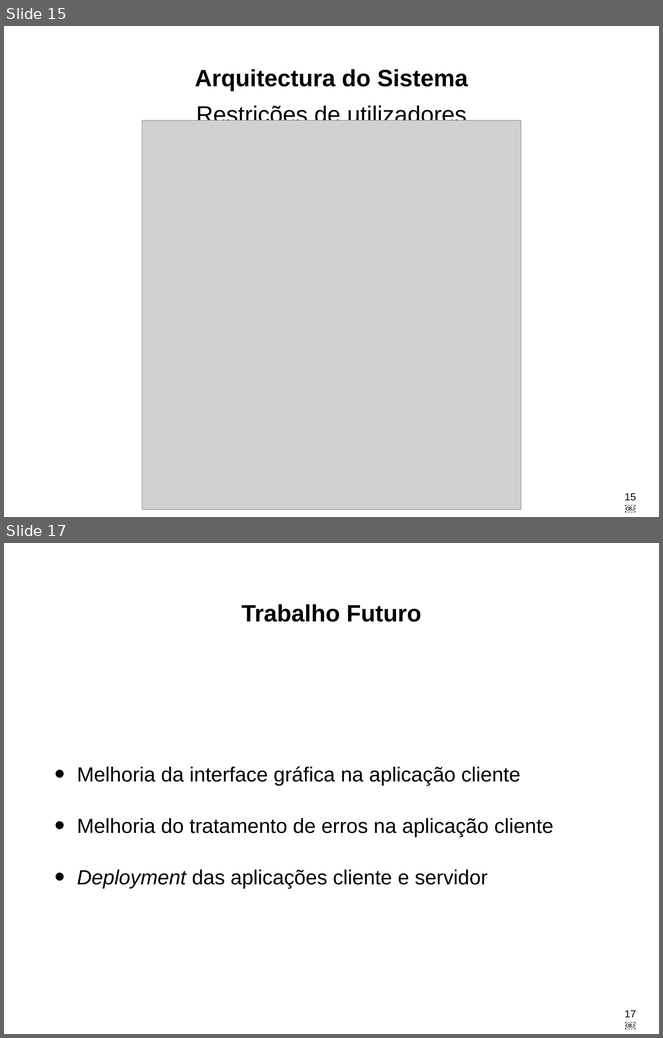
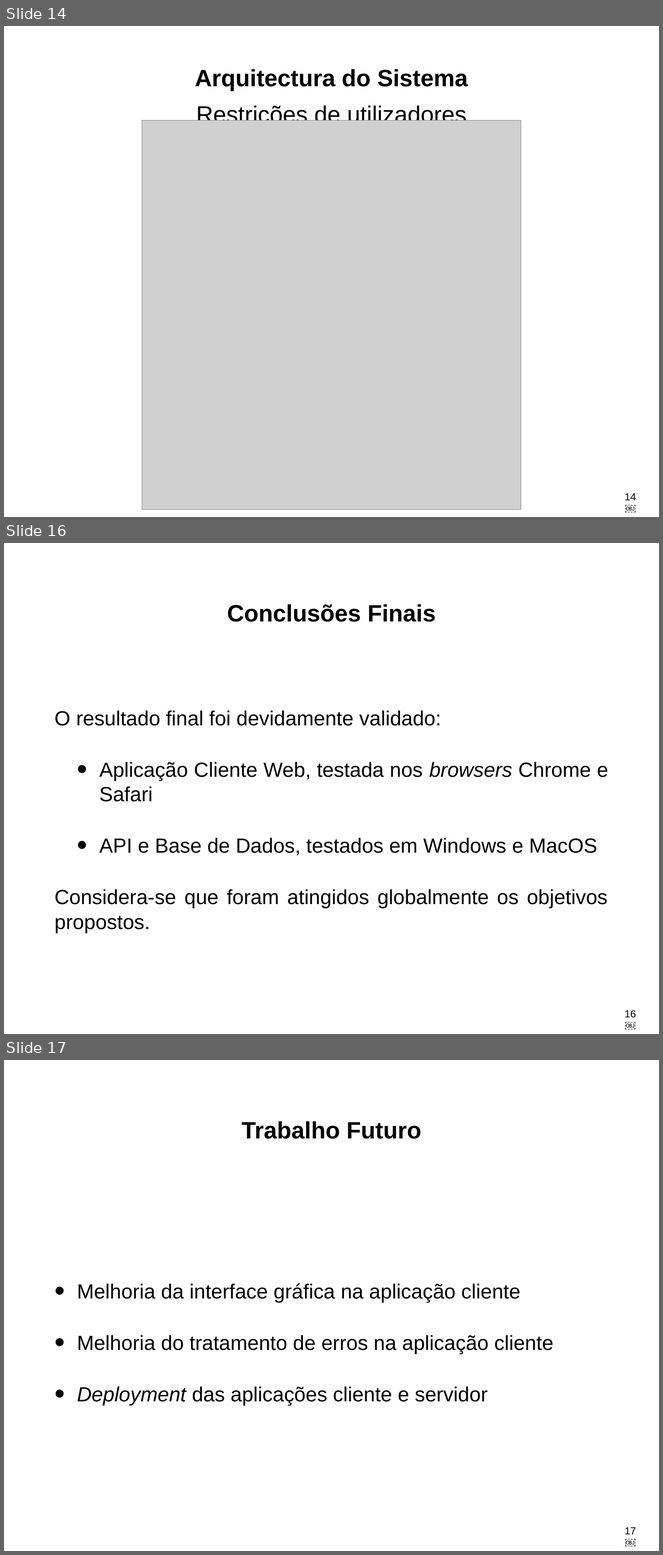
Before and after one commit to LikaV1996/ProjectoFinaldeCurso, a slide deck: AppFinalDeProjecto.pptx. Shown one above the other, each under a label of ours: slides 15 and 17 before the commit, slides 14, 16 and 17 after it; the slides between them are not shown. The pictures are 663x1038 and 663x1555 pixels, drawn with LibreOffice and Linux fonts; fonts in the diff are those of the drawing; grey boxes stand for pictures. Boxes give left, top, right and bottom in pixels: in the first picture for what was removed or moved away, otherwise in the second. Text is boxed around its words. In the diff, an @@ line names an element or a change of style, - is before the commit and + after.

```diff
--- a/AppFinalDeProjecto.pptx
+++ b/AppFinalDeProjecto.pptx
@@ slide 16 added at (4, 543, 659, 1034), background #FFFFFF @@
@@ title added at (227, 604, 436, 622), 37 pt, text #000000, bold @@
+Conclusões Finais
@@ text added at (54, 710, 609, 933), 32 pt, text #000000 @@
+O resultado final foi devidamente validado:
+  • Aplicação Cliente Web, testada nos browsers Chrome e Safari
+  • API e Base de Dados, testados em Windows e MacOS
+Considera-se que foram atingidos globalmente os objetivos propostos.
@@ page number added at (625, 1010, 636, 1018), 16 pt, text #000000 @@
+16￼
@@ what was slide 15 is now slide 14 @@
@@ page number at (625, 493, 636, 501): text changed @@
-15￼
+14￼
```
Also in this commit, not shown: 3 slides changed, 1 slide removed.
